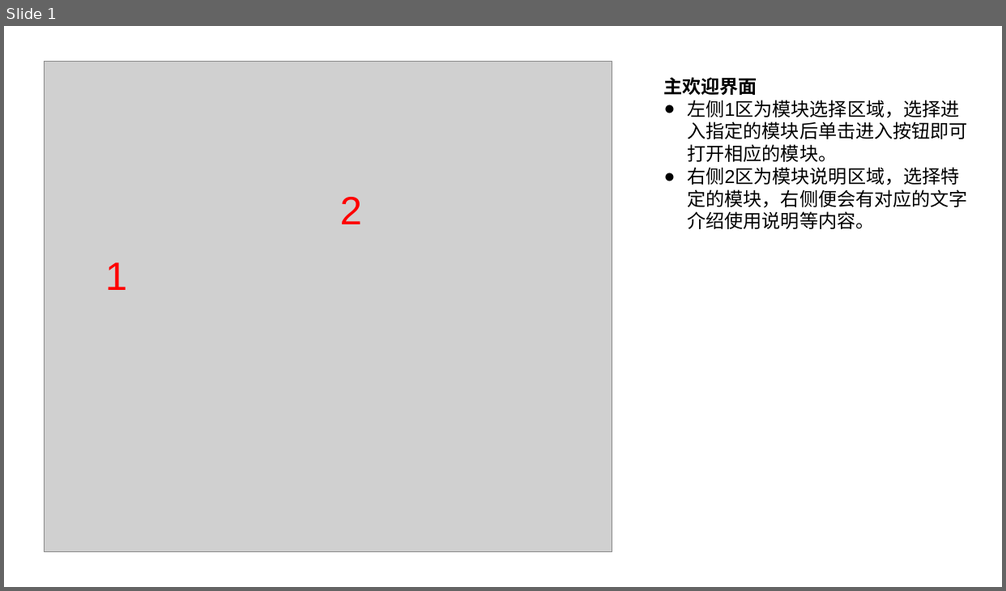
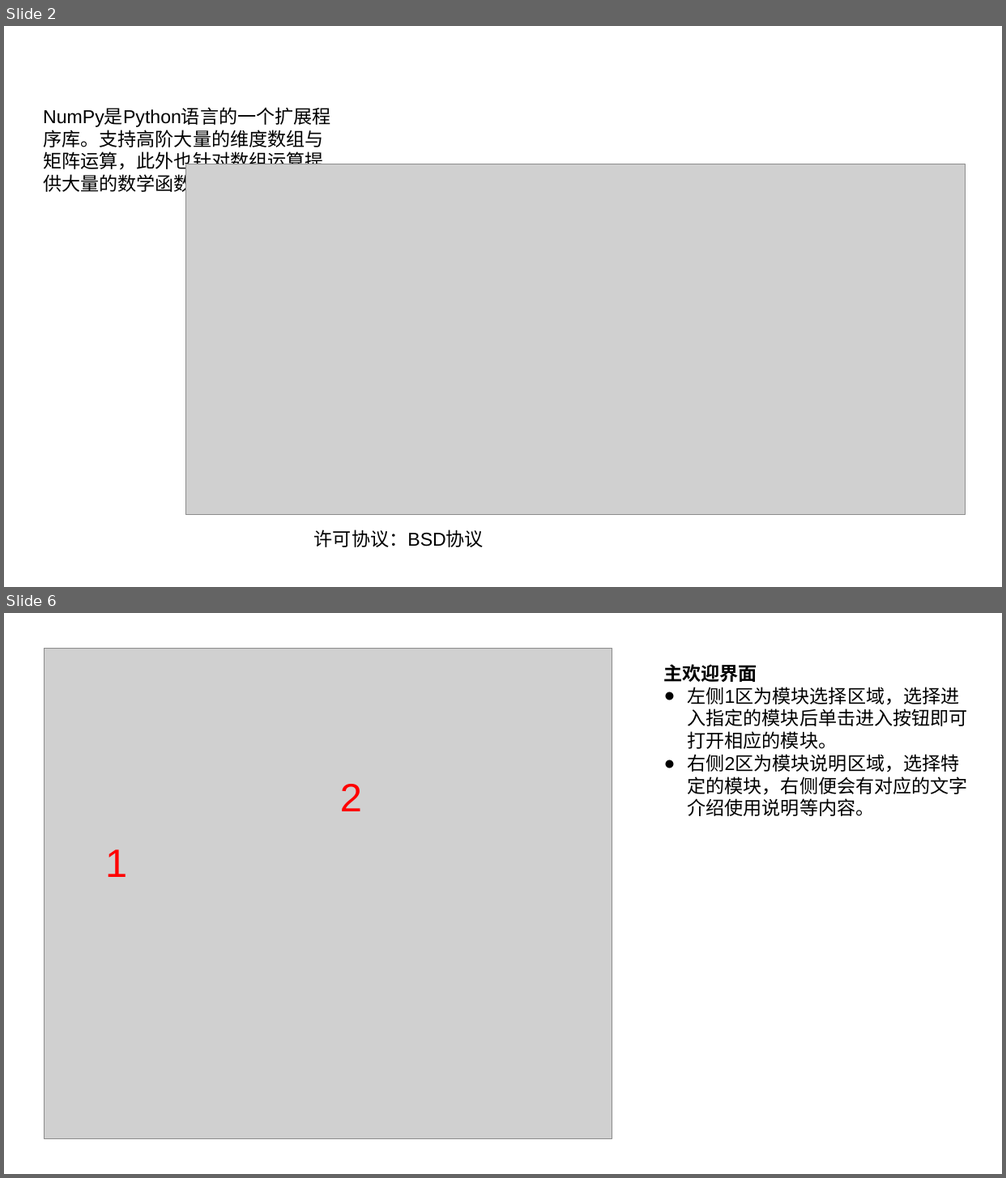
Before and after one commit to PENG-HuaXing/oscilloscope, a slide deck: Presentation1.pptx. Shown one above the other, each under a label of ours: slide 1 before the commit, slides 2 and 6 after it; the slides between them are not shown. The pictures are 1006x591 and 1006x1178 pixels, drawn with LibreOffice and Linux fonts; fonts in the diff are those of the drawing; grey boxes stand for pictures. Boxes give left, top, right and bottom in pixels: in the first picture for what was removed or moved away, otherwise in the second. Text is boxed around its words. In the diff, an @@ line names an element or a change of style, - is before the commit and + after.

```diff
--- a/Presentation1.pptx
+++ b/Presentation1.pptx
@@ slide 2 added at (4,26,1002,587), background #FFFFFF @@
@@ text added at (43,126,323,195), 18 pt, text #000000 @@
+NumPy是Python语言的一个扩展程序库。支持高阶大量的维度数组与矩阵运算，此外也针对数组运算提供大量的数学函数库。
@@ picture added at (186,165,965,515) @@
@@ text added at (314,530,484,548), 18 pt, text #000000 @@
+许可协议：BSD协议
@@ what was slide 1 is now slide 6 @@
```
Also in this commit, not shown: 4 other slides added, 1 other file.
